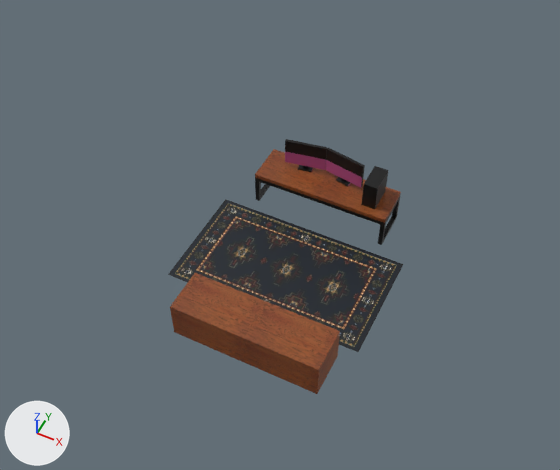
An edit to the Blender file models/room.blend, drawn before and after from the same camera.
Camera for both pictures: a camera (50 mm lens) standing at (0.92, -1.9, 2.58) and looking at (-0.01, -0.03, 0.25). The axes (+X, +Y, +Z) are drawn at lower left. The lights are the same throughout.

Before the edit, the objects in view are built like this:
```python
me_plane = bpy.data.meshes.new('Plane')
me_plane.from_pydata(...)  # 116 vertices, 93 faces; spans x -1.0..0.78, y -0.53..0.53, z 0.0..0.62
me_plane.materials.append(mat_room)
me_plane_001 = bpy.data.meshes.new('Plane.001')
me_plane_001.from_pydata(...)  # a box spanning x -0.562..-0.375, y -0.519..-0.512, z 0.0..0.375
me_plane_001.materials.append(mat_room)
me_plane_004 = bpy.data.meshes.new('Plane.004')
me_plane_004.from_pydata(...)  # 72 vertices, 63 faces; spans x -0.125..0.125, y -0.25..0.25, z 0.0..0.188
me_plane_004.materials.append(mat_room)
me_plane_005 = bpy.data.meshes.new('Plane.005')
me_plane_005.from_pydata(...)  # 12 vertices, 10 faces; spans x -0.062..0.062, y -0.062..0.062, z 0.0..0.156
me_plane_007 = bpy.data.meshes.new('Plane.007')
me_plane_007.from_pydata(...)  # 4 vertices, 1 face; spans x -0.438..0.438, y -0.25..0.25, z 0.003
me_plane_007.materials.append(mat_room)
ob_bed = bpy.data.objects.new('bed', me_plane_004)
ob_bed.location = (0.625, 0.25, 0.0)
ob_bed.hide_set(True)
ob_door = bpy.data.objects.new('door', me_plane_001)
ob_door.location = (0.0, 0.0, 0.0)
ob_door.hide_set(True)
ob_nightstand = bpy.data.objects.new('nightstand', me_plane_005)
ob_nightstand.location = (0.438, 0.438, 0.0)
ob_nightstand.hide_set(True)
ob_room = bpy.data.objects.new('room', me_plane)
ob_room.location = (0.0, 0.0, 0.0)
ob_room.hide_set(True)
ob_rug = bpy.data.objects.new('rug', me_plane_007)
ob_rug.location = (0.0, 0.0, 0.0)
# also in view: 'dresser' at (0.06, -0.39, 0.1); 'computer' at (0.02, 0.41, 0.24); 'computer_desk' at (0.0, 0.41, 0.08)
```
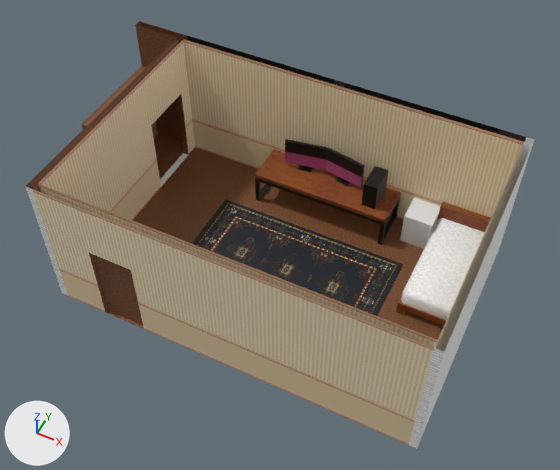
The change, as a diff of the scene's bpy script:
```diff
--- a/models/room.blend.py
+++ b/models/room.blend.py
@@ ob_room @@
 ob_room.location = (0.0, 0.0, 0.0)
-ob_room.hide_set(True)
@@ ob_door @@
 ob_door.location = (0.0, 0.0, 0.0)
-ob_door.hide_set(True)
@@ ob_bed @@
 ob_bed.location = (0.625, 0.25, 0.0)
-ob_bed.hide_set(True)
@@ ob_nightstand @@
 ob_nightstand.location = (0.438, 0.438, 0.0)
-ob_nightstand.hide_set(True)
```

Changed parts and their boxes [x1, y1, x2, y2] in the pictures (560 x 470 px):
'room', shown (brown)
    after: [25, 21, 535, 449]
'bed', shown
    after: [396, 202, 498, 326]
'door', shown (brown)
    after: [92, 254, 143, 325]
'nightstand', shown
    after: [400, 198, 440, 249]
'dresser', unchanged, covered by the edit
    before: [170, 273, 340, 394]
